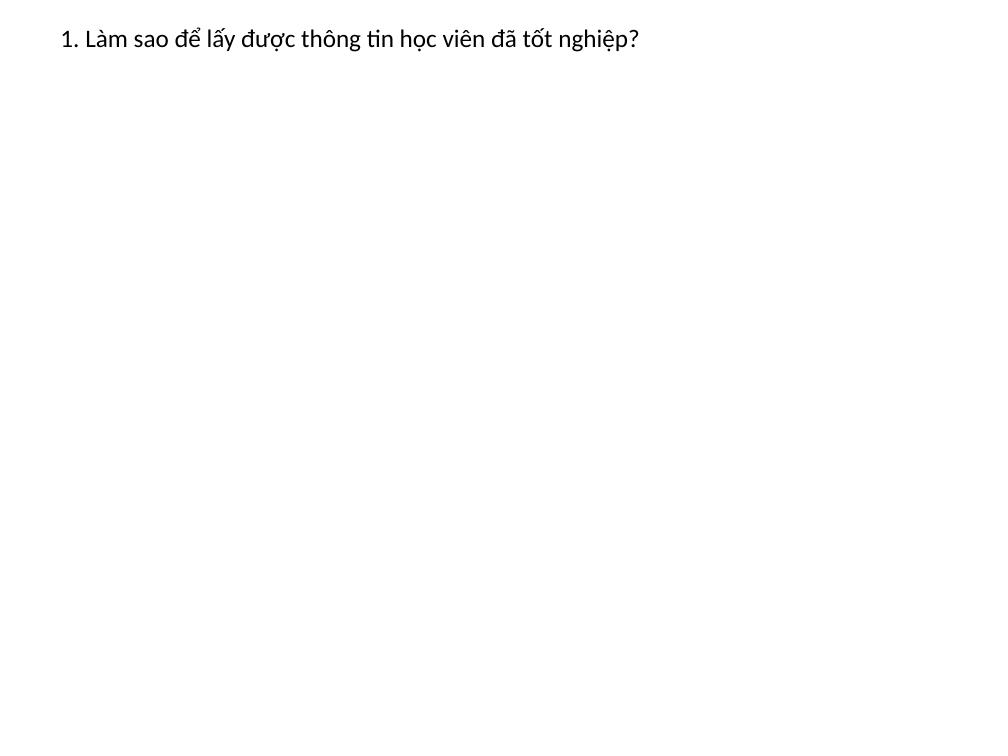
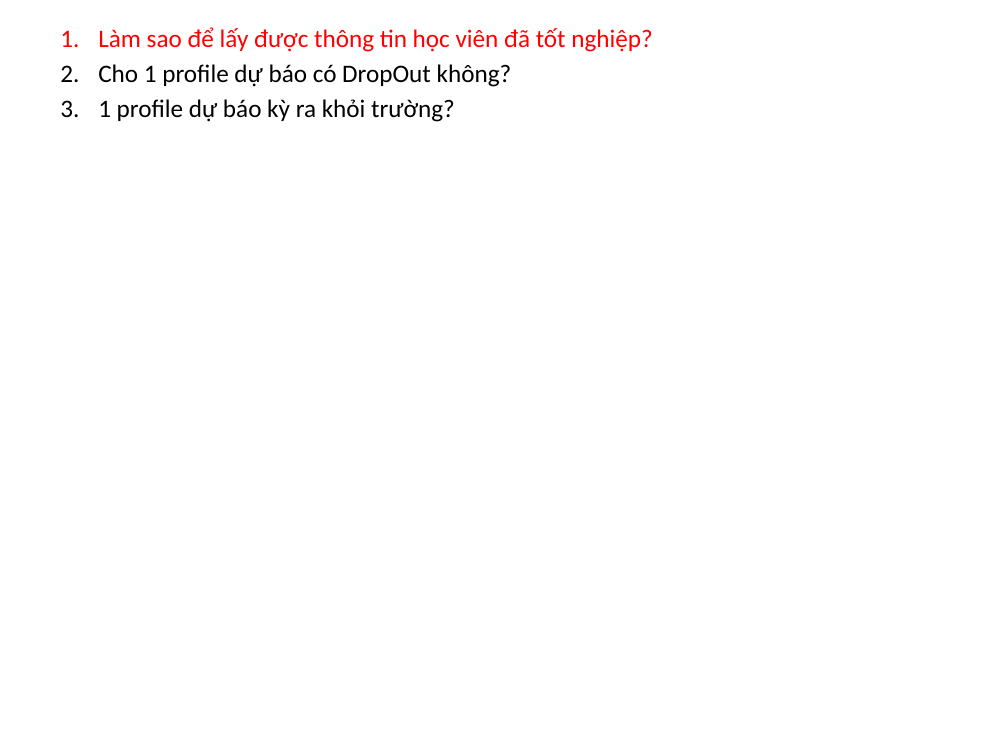
Before and after one commit to nguyendanhtu/drop-out, a slide deck: slide 4 of 02. Database/Preprocessing/Understand Data+ Problem.pptx. Drawn at 1008x756 pixels with LibreOffice and Linux fonts; fonts in the diff are those of the drawing. Boxes give left, top, right and bottom in pixels: in the first picture for what was removed or moved away, otherwise in the second. Text is boxed around its words. In the diff, an @@ line names an element or a change of style, - is before the commit and + after.

```diff
--- a/02. Database/Preprocessing/Understand Data+ Problem.pptx
+++ b/02. Database/Preprocessing/Understand Data+ Problem.pptx
@@ text at (x1=98, y1=27, x2=652, y2=122): text changed @@
-1. Làm sao để lấy được thông tin học viên đã tốt nghiệp?
+1. Làm sao để lấy được thông tin học viên đã tốt nghiệp?
+2. Cho 1 profile dự báo có DropOut không?
+3. 1 profile dự báo kỳ ra khỏi trường?
```
Also in this commit, not shown: 1 other file.
